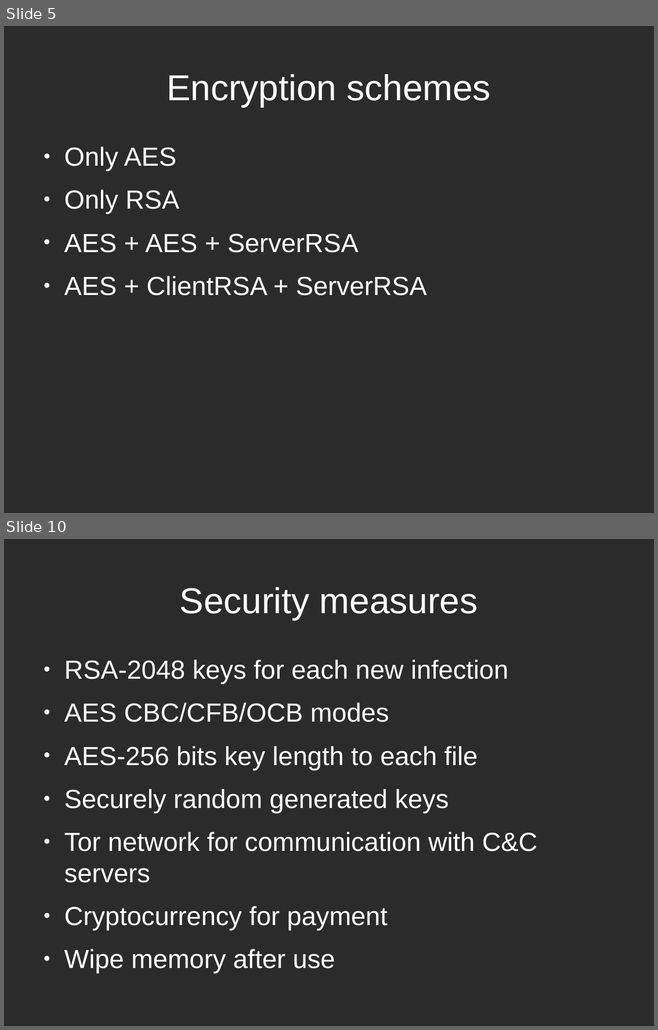
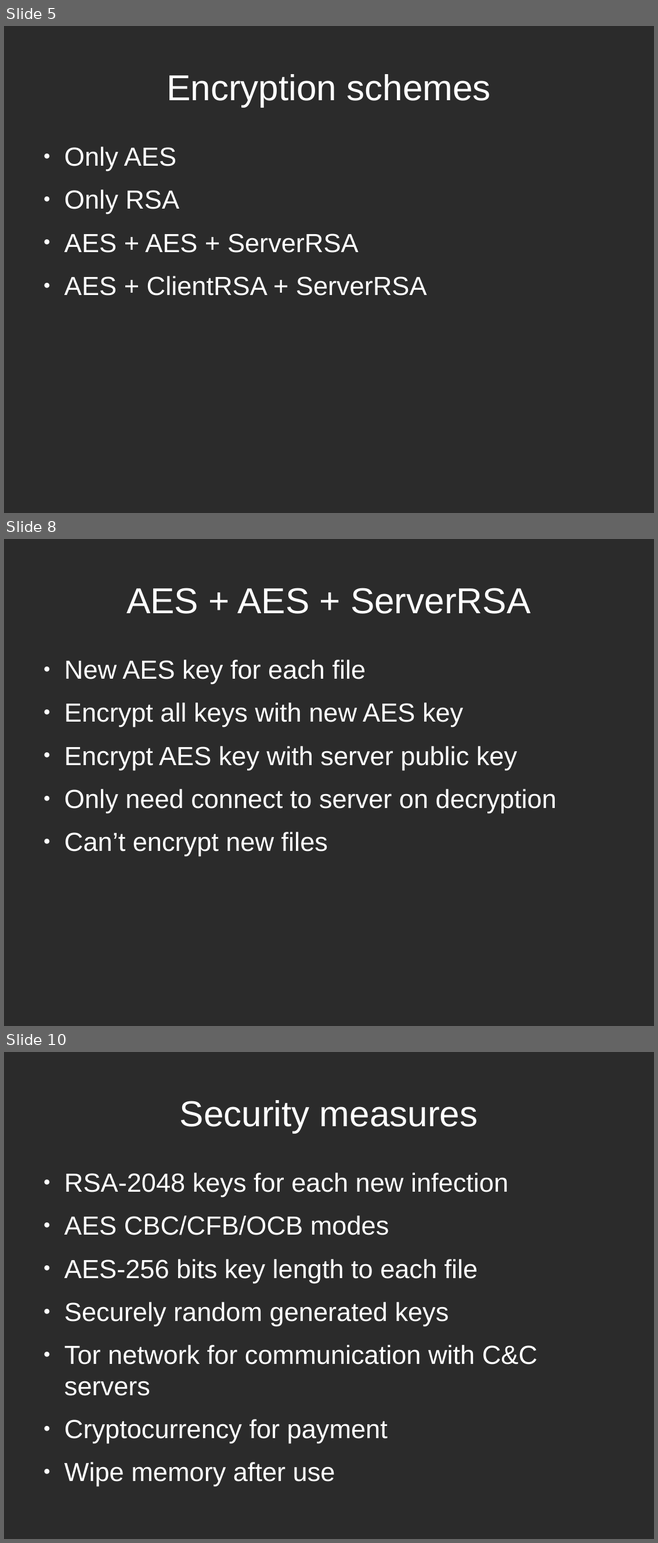
Before and after one commit to tarcisio-marinho/GonnaCry, a slide deck: Python/talk/na_beira_do_rio.odp. Shown one above the other, each under a label of ours: slides 5 and 10 before the commit, slides 5, 8 and 10 after it; the slides between them are not shown. The pictures are 658x1030 and 658x1543 pixels, drawn with LibreOffice and Linux fonts; fonts in the diff are those of the drawing; background and template pictures are left out; a plain dark background stands for a picture behind light text. Boxes give left, top, right and bottom in pixels: in the first picture for what was removed or moved away, otherwise in the second. Text is boxed around its words. In the diff, an @@ line names an element or a change of style, - is before the commit and + after.

```diff
--- a/Python/talk/na_beira_do_rio.odp
+++ b/Python/talk/na_beira_do_rio.odp
@@ slide 8 added at <box>4,539,654,1026</box>, background picture (left out) @@
@@ title added at <box>126,588,530,614</box>, 44 pt, text #FFFFFF @@
+AES + AES + ServerRSA
@@ text added at <box>64,660,556,856</box>, 32 pt, text #FFFFFF @@
+● New AES key for each file
+● Encrypt all keys with new AES key
+● Encrypt AES key with server public key
+● Only need connect to server on decryption
+● Can’t encrypt new files
```
Also in this commit, not shown: 4 slides changed, 2 other slides added, 4 slides removed.
